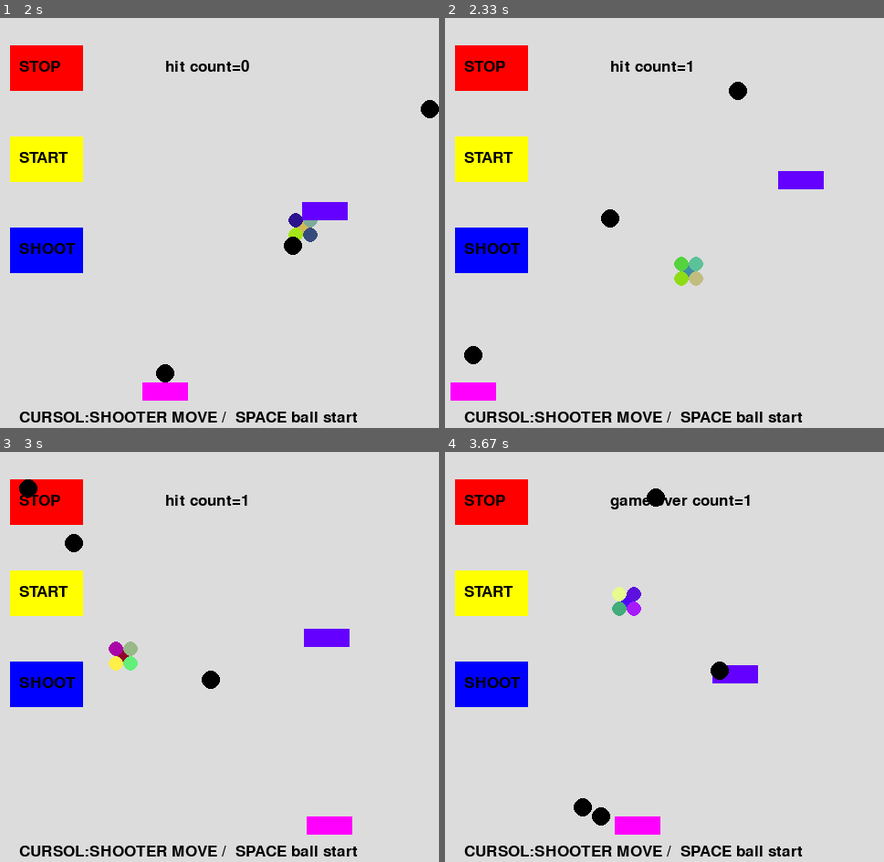
Above: before the commit, frames 1-4 (two rows, left to right).
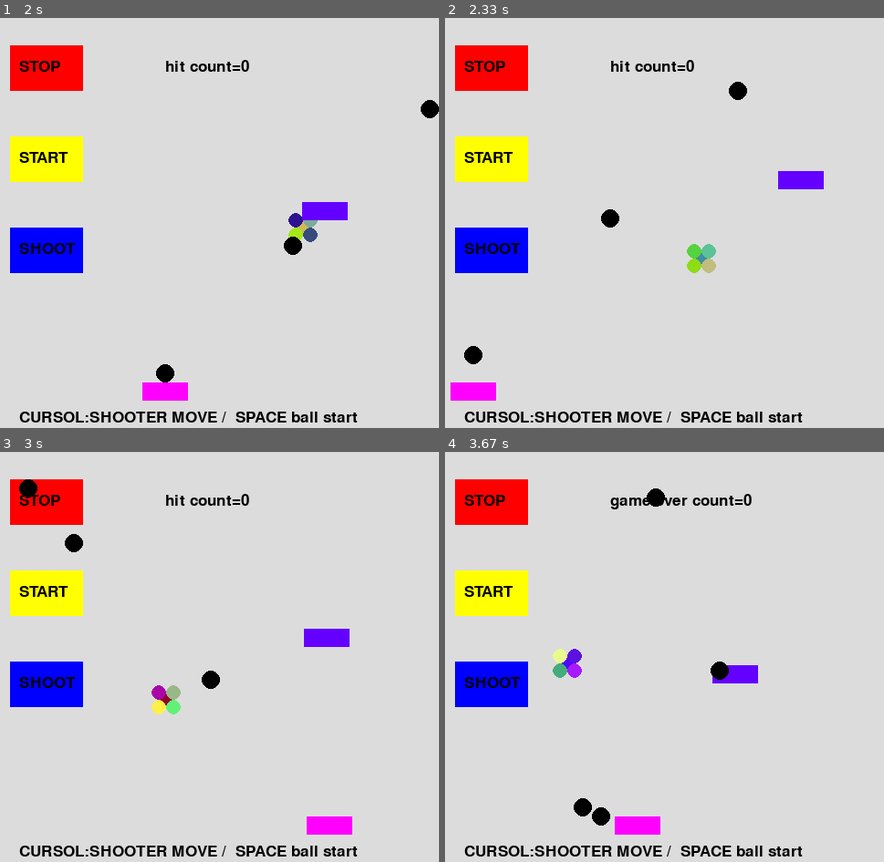
Above: after the commit, the same moments.

Repository: snc29654/pygame
Game: pygame game, started from mixtest2_class.py
Same seed, same stepped clock (60 frames per second), same inputs: the game is played once before the commit and once after it.
Inputs:
- Up to frame 1 (2 s): hold Right 0.33-0.8 s; hold Left 1.33-1.87 s; tap Space at 1.4, 1.7, 1.97 s; hold Left from 1.9 s (still down)
- Up to frame 2 (2.33 s): tap Space at 2.27 s; release Left at 2.3 s
- Up to frame 3 (3 s): hold Right 2.33-2.97 s; tap Space at 2.4, 2.7 s
- Up to frame 4 (3.67 s): hold Left 3-3.47 s; tap Space at 3.07, 3.37, 3.57 s; hold Right from 3.5 s (still down)

Frame 1 is identical in both runs. In frame 2, 0.7% of the frame differs, in the area x 52-62%, y 10-66%; in frame 3, 0.8%, in the area x 24-57%, y 10-64%; in frame 4, 0.8%.

Commit message:
hitの精度を上げる

Diff:
--- a/mixtest2_class.py
+++ b/mixtest2_class.py
@@ -49,8 +49,8 @@
 
     def hit_check(self):
         for i in range(10):
-            if(((self.bxt[i]>(self.x-self.target_size))and(self.bxt[i]<(self.x+self.target_size)))
-             and((self.byt[i]>(self.y-7))and(self.byt[i]<(self.y+7)))):
+            if(((self.bxt[i]>(self.x-self.target_size-10))and(self.bxt[i]<(self.x+self.target_size+10)))
+             and((self.byt[i]>(self.y-4))and(self.byt[i]<(self.y+4)))):
                 self.hit=1
 
 
@@ -227,9 +227,6 @@
             if(self.hit==1):
                 self.hit_count+=1
                 self.hit=0
-                self.target_size-=1
-                if(self.target_size<10):
-                    self.target_size=8
             if(self.khit==1):
                 texthit = font.render("game over count="+str(self.hit_count), True, (0,0,0))
             else:
